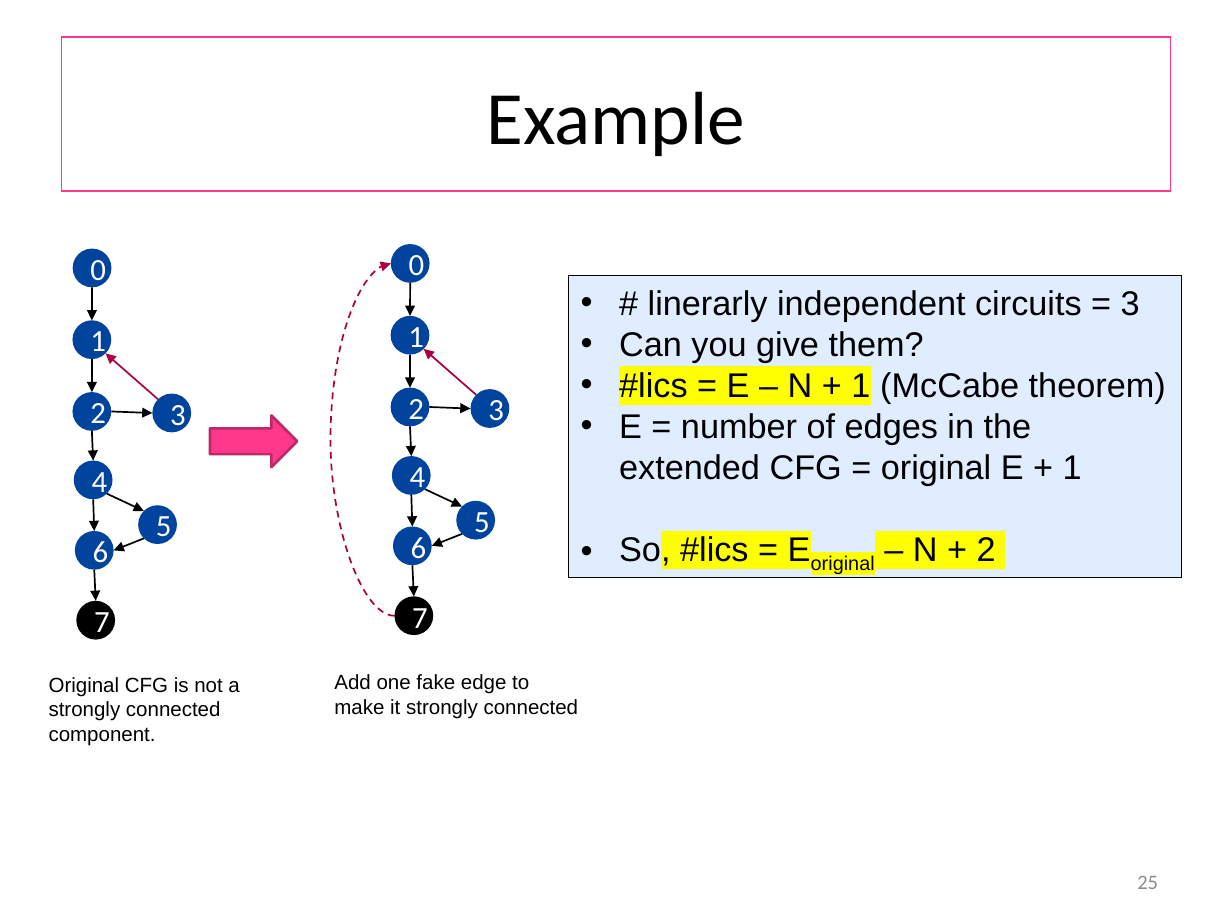
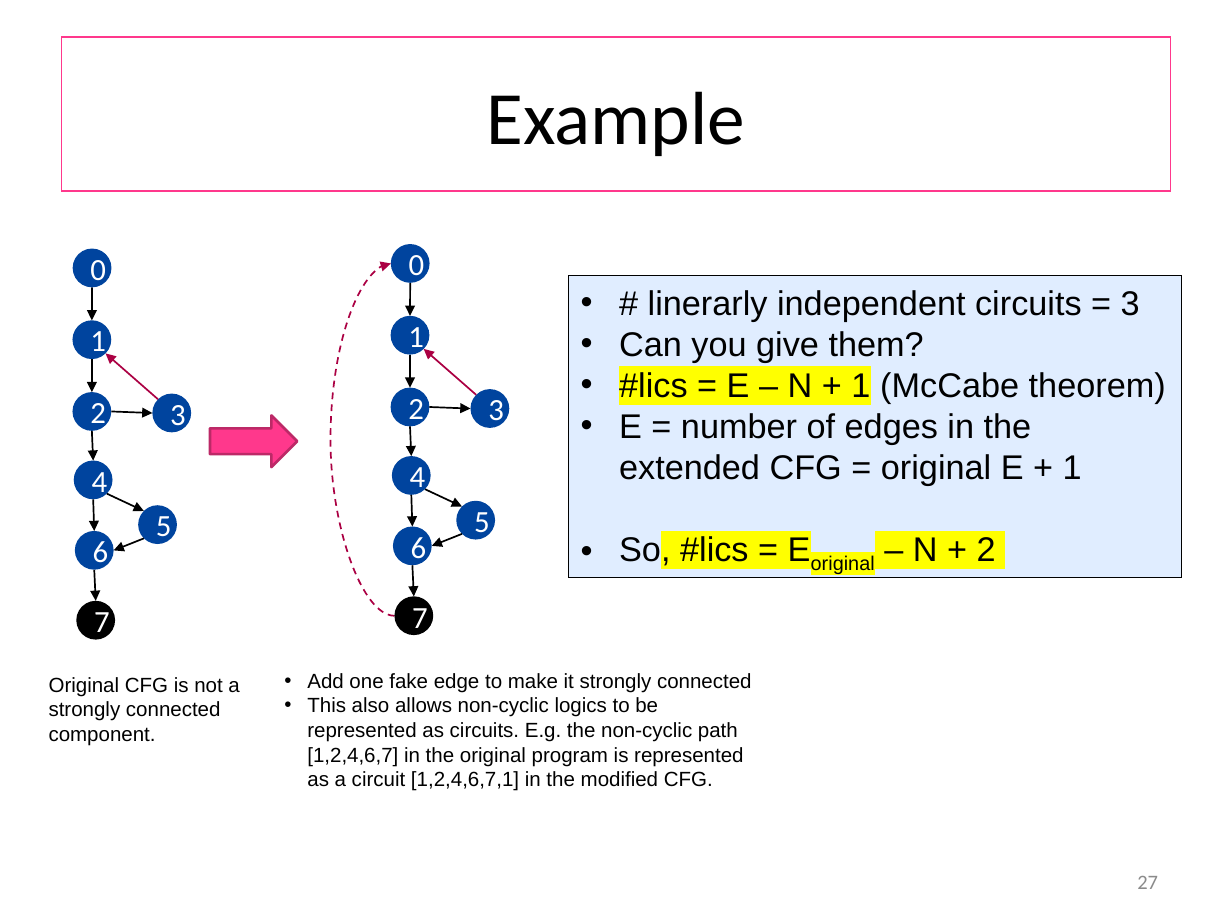
Before and after one commit to wooshrow/b3stv, a slide deck: slide 27 of slides/gbt.pptx (slide 25 before the commit). Drawn at 1232x924 pixels with LibreOffice and Linux fonts; fonts in the diff are those of the drawing. Boxes give left, top, right and bottom in pixels: in the first picture for what was removed or moved away, otherwise in the second. Text is boxed around its words. In the diff, an @@ line names an element or a change of style, - is before the commit and + after.

```diff
--- a/slides/gbt.pptx
+++ b/slides/gbt.pptx
@@ text "Add one fake edge to ...": place and size @@
-text "Add one fake edge to ..." at (334,674,579,719)
+text "Add one fake edge to ..." at (307,673,752,791)
@@ text at (307,673,752,693): bullet none to • @@
@@ text at (307,697,743,791): paragraph added @@
+• This also allows non-cyclic logics to be represented as circuits. E.g. the non-cyclic path [1,2,4,6,7] in the original program is represented as a circuit [1,2,4,6,7,1] in the modified CFG.
@@ page number at (1137,876,1158,889): text changed @@
-25
+27
```
Also in this commit, not shown: 9 other slides changed, 2 slides added, 7 other files.
